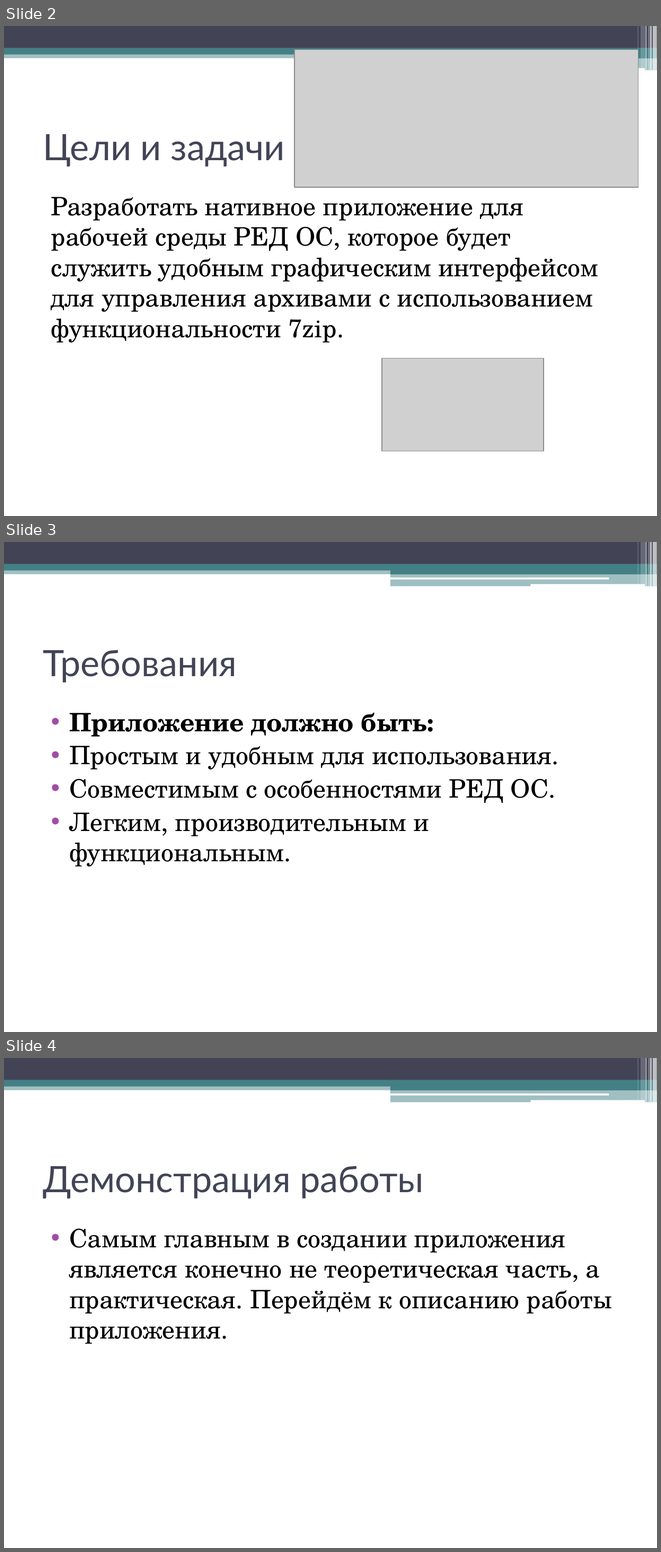
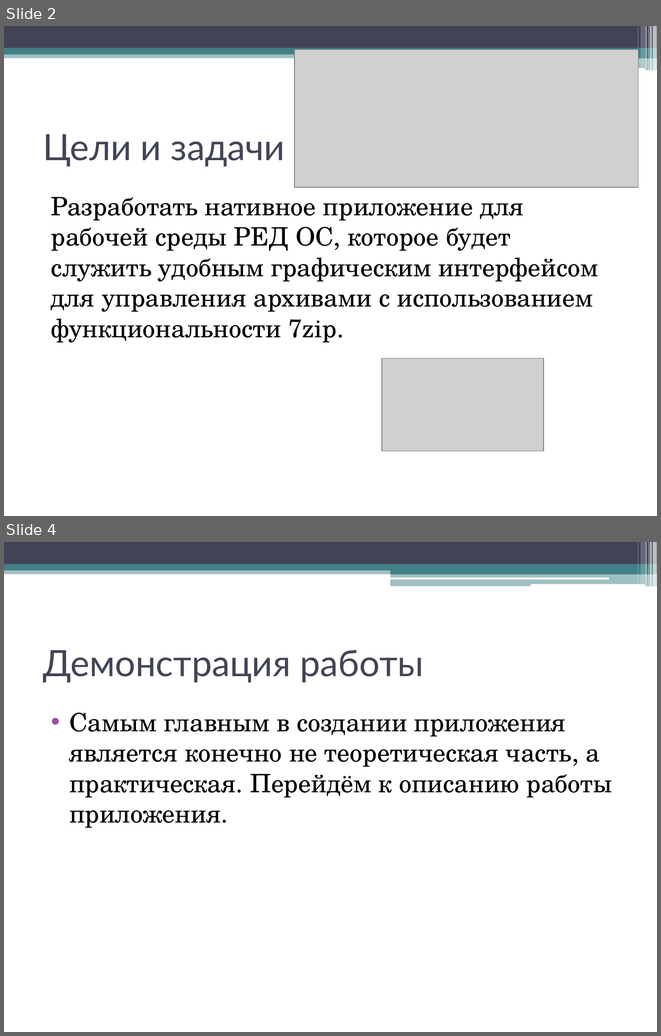
Before and after one commit to TryExit/ZipVolokSoft, a slide deck: ZipVolokSoftPP.pptx. Shown one above the other, each under a label of ours: slides 2, 3 and 4 before the commit, slides 2 and 4 after it; the slides between them are not shown. The pictures are 661x1552 and 661x1036 pixels, drawn with LibreOffice and Linux fonts; fonts in the diff are those of the drawing; grey boxes stand for pictures. Boxes give left, top, right and bottom in pixels: in the first picture for what was removed or moved away, otherwise in the second. Text is boxed around its words. In the diff, an @@ line names an element or a change of style, - is before the commit and + after.

```diff
--- a/ZipVolokSoftPP.pptx
+++ b/ZipVolokSoftPP.pptx
@@ slide 3 removed at box(4, 542, 657, 1032), background #FFFFFF; not listed: 13 template elements that a slide beside it also shows @@
@@ title removed at box(43, 650, 237, 682) @@
-Требования
@@ text removed at box(69, 713, 551, 866) @@
-• Приложение должно быть:
-• Простым и удобным для использования.
-• Совместимым с особенностями РЕД ОС.
-• Легким, производительным и функциональным.
```
Also in this commit, not shown: 1 slide added.
